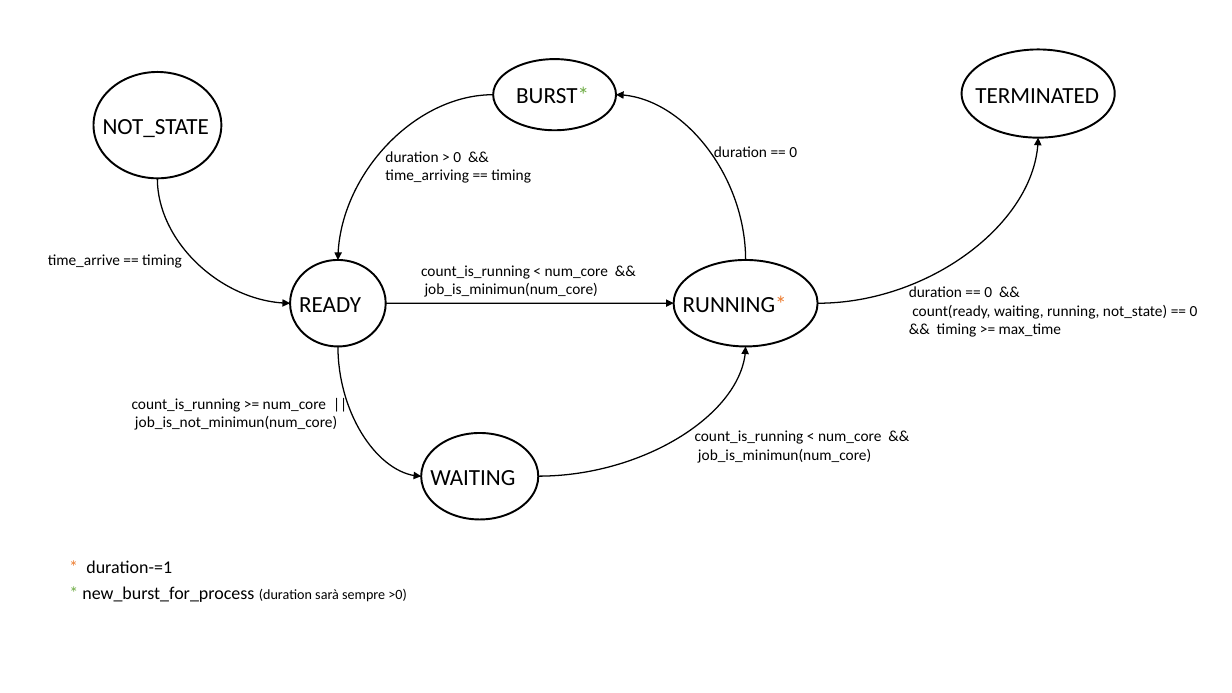
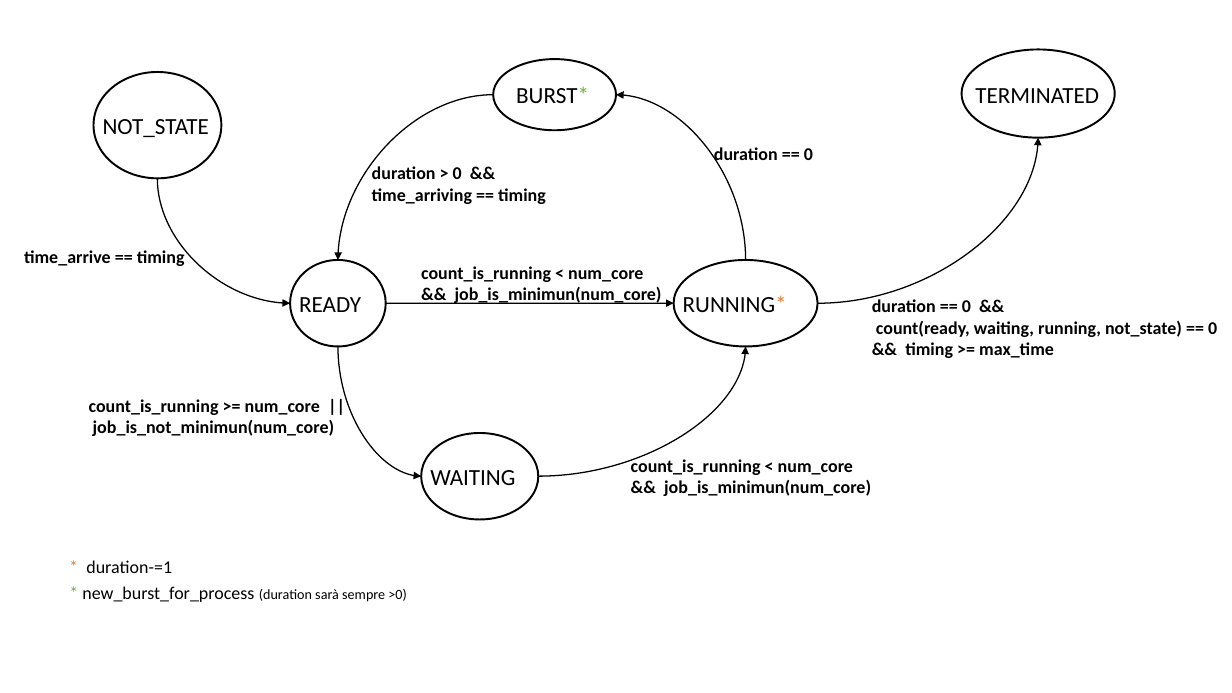
Before and after one commit to simo-30/Relazione_finale_laurea_triennale, a slide deck: slide 1 of relazione/Schemi a stati finiti/SJF/schema a stati finiti SJF.pptx. Drawn at 1232x693 pixels with LibreOffice and Linux fonts; fonts in the diff are those of the drawing. Boxes give left, top, right and bottom in pixels: in the first picture for what was removed or moved away, otherwise in the second. Text is boxed around its words. In the diff, an @@ line names an element or a change of style, - is before the commit and + after.

```diff
--- a/relazione/Schemi a stati finiti/SJF/schema a stati finiti SJF.pptx
+++ b/relazione/Schemi a stati finiti/SJF/schema a stati finiti SJF.pptx
@@ text "duration > 0 && time_arriving ...": place and size @@
-text "duration > 0 && time_arriving ..." at (385,151,531,183)
+text "duration > 0 && time_arriving ..." at (372,166,546,204)
@@ text "time_arrive == timing": place and size @@
-text "time_arrive == timing" at (48,254,182,268)
+text "time_arrive == timing" at (24,248,185,266)
@@ text "duration == 0 &&": place and size @@
-text "duration == 0 &&" at (909,284,1198,337)
+text "duration == 0 &&" at (872,297,1217,358)
@@ text "count_is_running >= num_core || job_is_not_minimun(num_core)": place and size @@
-text "count_is_running >= num_core || job_is_not_minimun(num_core)" at (132,398,337,430)
+text "count_is_running >= num_core || job_is_not_minimun(num_core)" at (89,399,335,436)
@@ size 12 to 14 pt, bold on in 7 elements at (421,266,662,304), (89,399,335,436), (24,248,185,266), (372,166,546,204), (872,297,1217,358), (714,147,813,165), (631,457,871,496) @@
@@ text "count_is_running < num_core && job_is_minimun(num_core)": place and size @@
-text "count_is_running < num_core && job_is_minimun(num_core)" at (695,430,881,463)
+text "count_is_running < num_core && job_is_minimun(num_core)" at (631,457,871,496)
```
Also in this commit, not shown: 7 other files.
